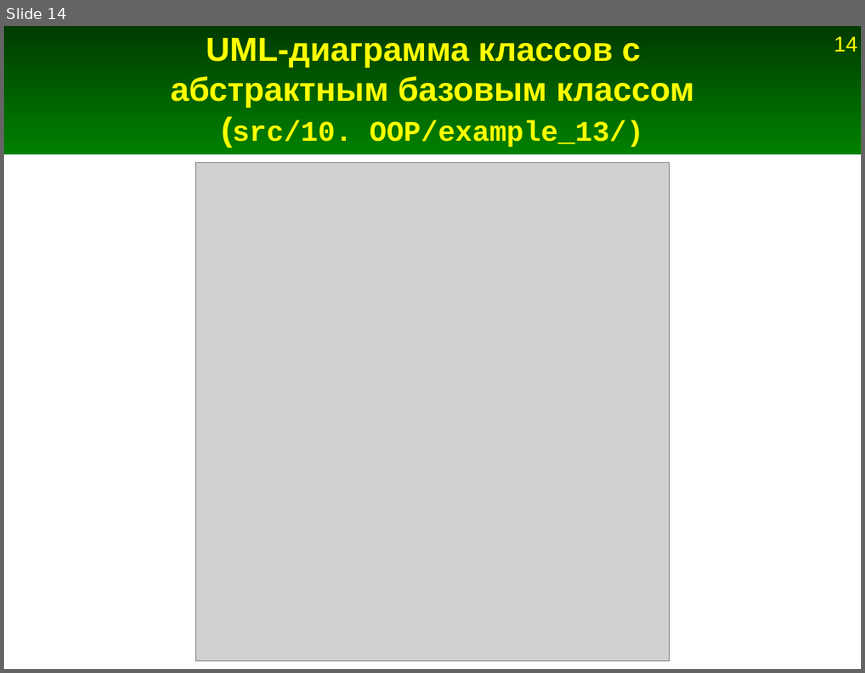
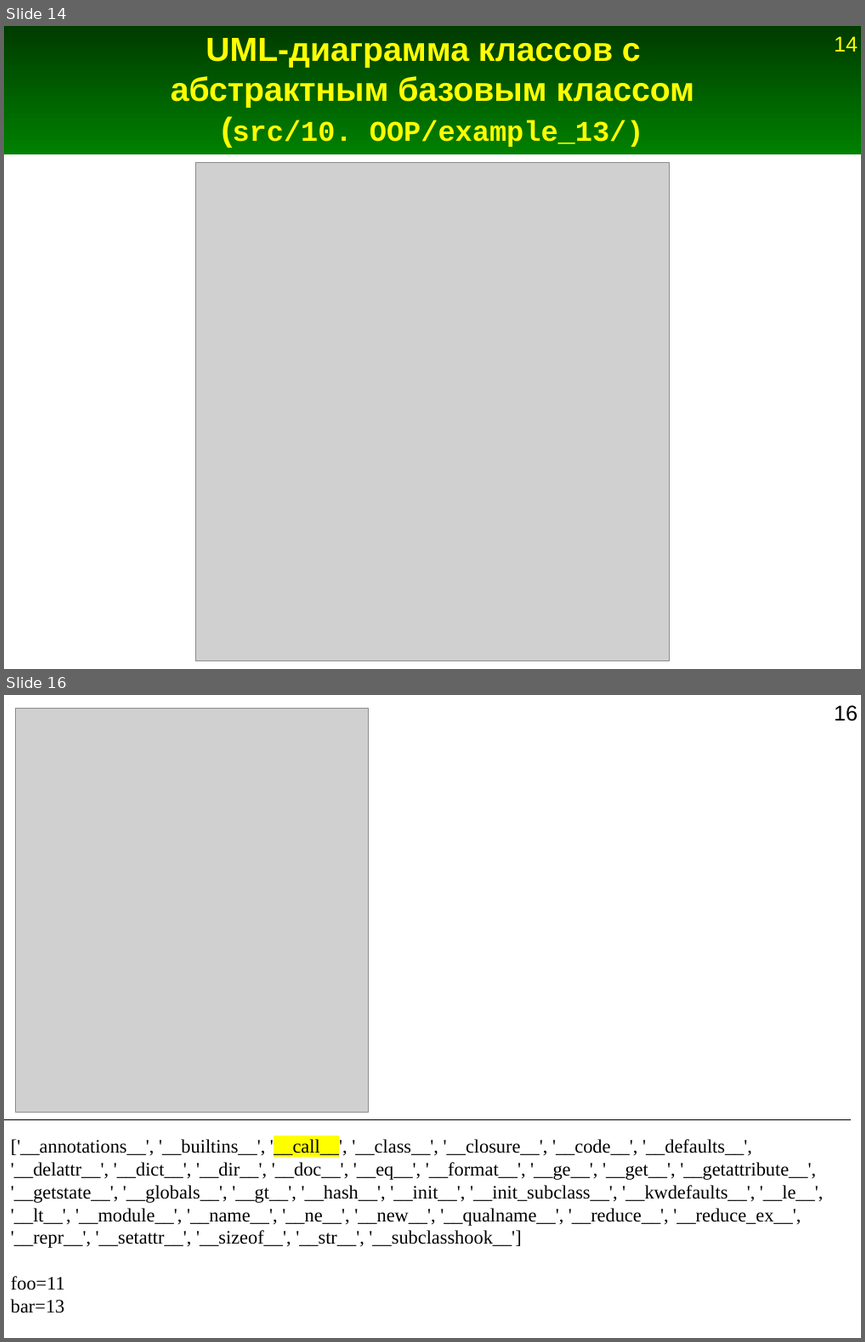
Before and after one commit to Jenyay/modelling, a slide deck: python language/presentations/12. OOP.odp. Shown one above the other, each under a label of ours: slide 14 before the commit, slides 14 and 16 after it; the slides between them are not shown. The pictures are 865x673 and 865x1342 pixels, drawn with LibreOffice and Linux fonts; fonts in the diff are those of the drawing; grey boxes stand for pictures. Boxes give left, top, right and bottom in pixels: in the first picture for what was removed or moved away, otherwise in the second. Text is boxed around its words. In the diff, an @@ line names an element or a change of style, - is before the commit and + after.

```diff
--- a/python language/presentations/12. OOP.odp
+++ b/python language/presentations/12. OOP.odp
@@ slide 16 added at (4, 695, 861, 1338), background #FFFFFF; not listed: 1 template element that a slide beside it also shows @@
@@ picture added at (15, 708, 368, 1111) @@
@@ line added from (4, 1120) to (850, 1120), #000000 0 pt @@
@@ text added at (11, 1137, 823, 1313), 16 pt, text #000000 @@
+['__annotations__', '__builtins__', '__call__', '__class__', '__closure__', '__code__', '__defaults__', '__delattr__', '__dict__', '__dir__', '__doc__', '__eq__', '__format__', '__ge__', '__get__', '__getattribute__', '__getstate__', '__globals__', '__gt__', '__hash__', '__init__', '__init_subclass__', '__kwdefaults__', '__le__', '__lt__', '__module__', '__name__', '__ne__', '__new__', '__qualname__', '__reduce__', '__reduce_ex__', '__repr__', '__setattr__', '__sizeof__', '__str__', '__subclasshook__']
+foo=11
+bar=13
```
Also in this commit, not shown: 3 other slides added, 6 other files.
